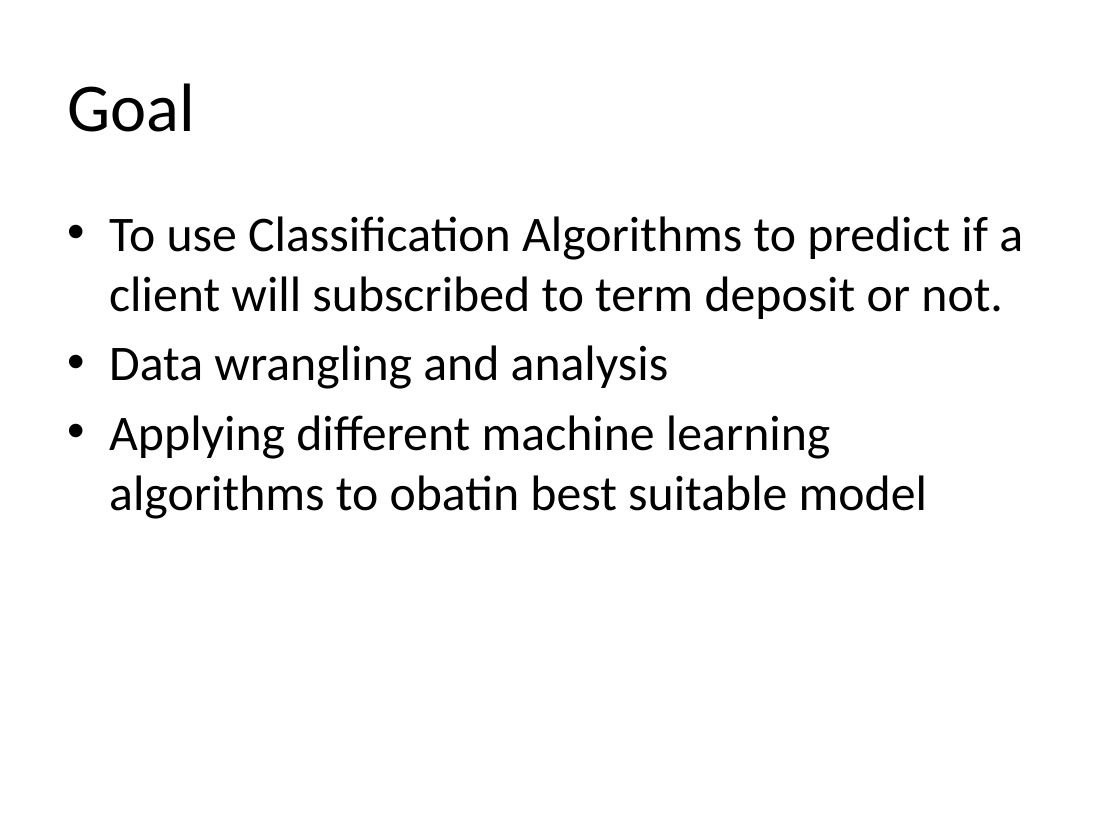
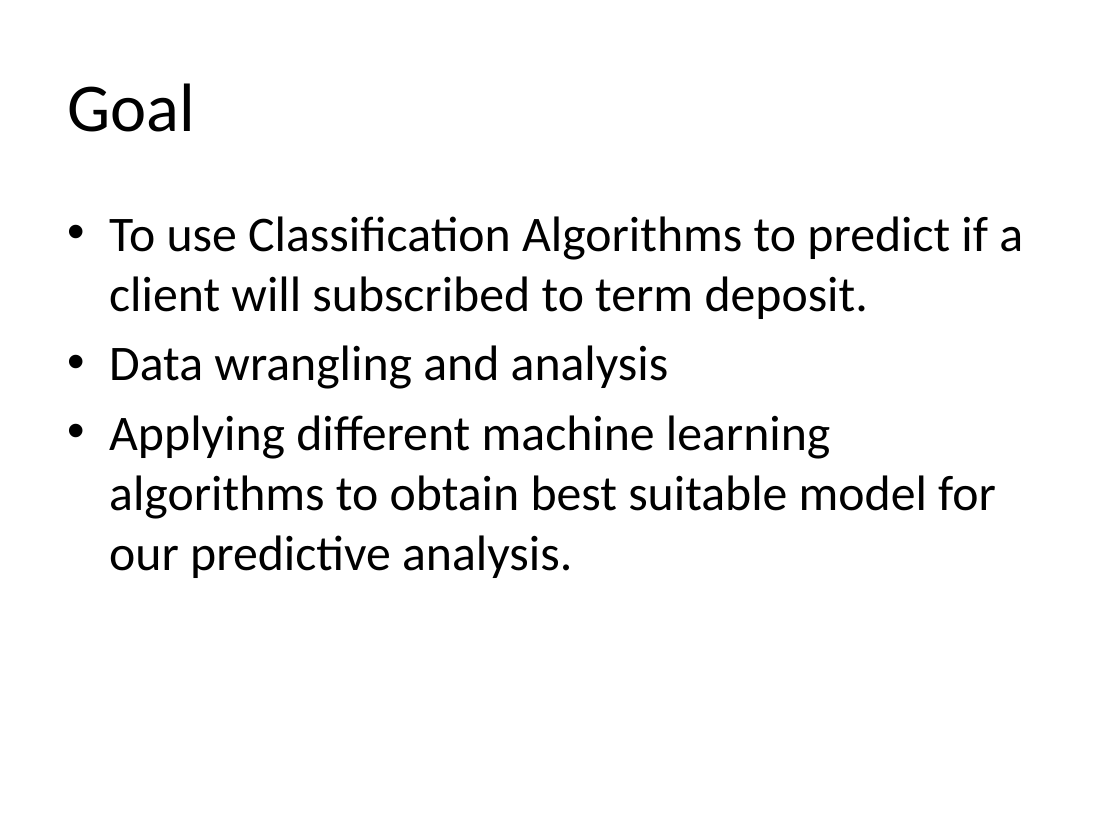
Before and after one commit to SoundaryaViji/capstone_project, a slide deck: slide 2 of FinalPresentation.pptx. Drawn at 1120x840 pixels with LibreOffice and Linux fonts; fonts in the diff are those of the drawing. Boxes give left, top, right and bottom in pixels: in the first picture for what was removed or moved away, otherwise in the second. Text is boxed around its words. In the diff, an @@ line names an element or a change of style, - is before the commit and + after.

```diff
--- a/FinalPresentation.pptx
+++ b/FinalPresentation.pptx
@@ text at [109, 216, 1023, 319]: text changed @@
-• To use Classification Algorithms to predict if a client will subscribed to term deposit or not.
+• To use Classification Algorithms to predict if a client will subscribed to term deposit.
@@ text at [109, 415, 996, 578]: text changed @@
-• Applying different machine learning algorithms to obatin best suitable model
+• Applying different machine learning algorithms to obtain best suitable model for our predictive analysis.
```
Also in this commit, not shown: 8 other slides changed, 1 slide added, 2 other files.
